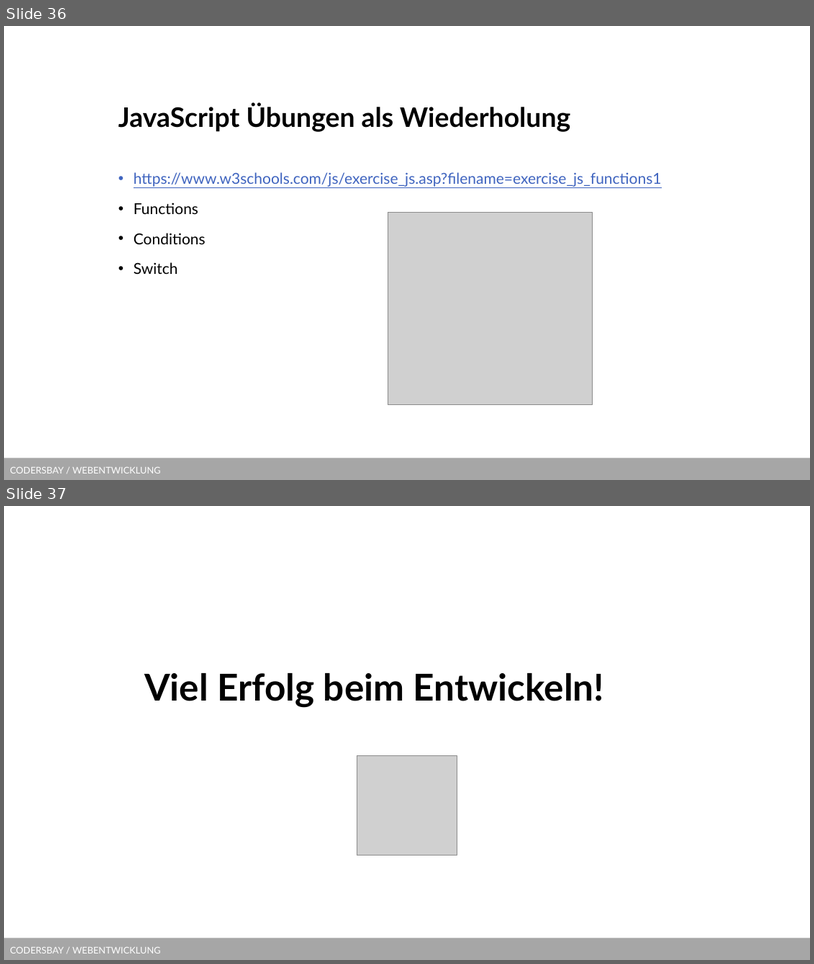
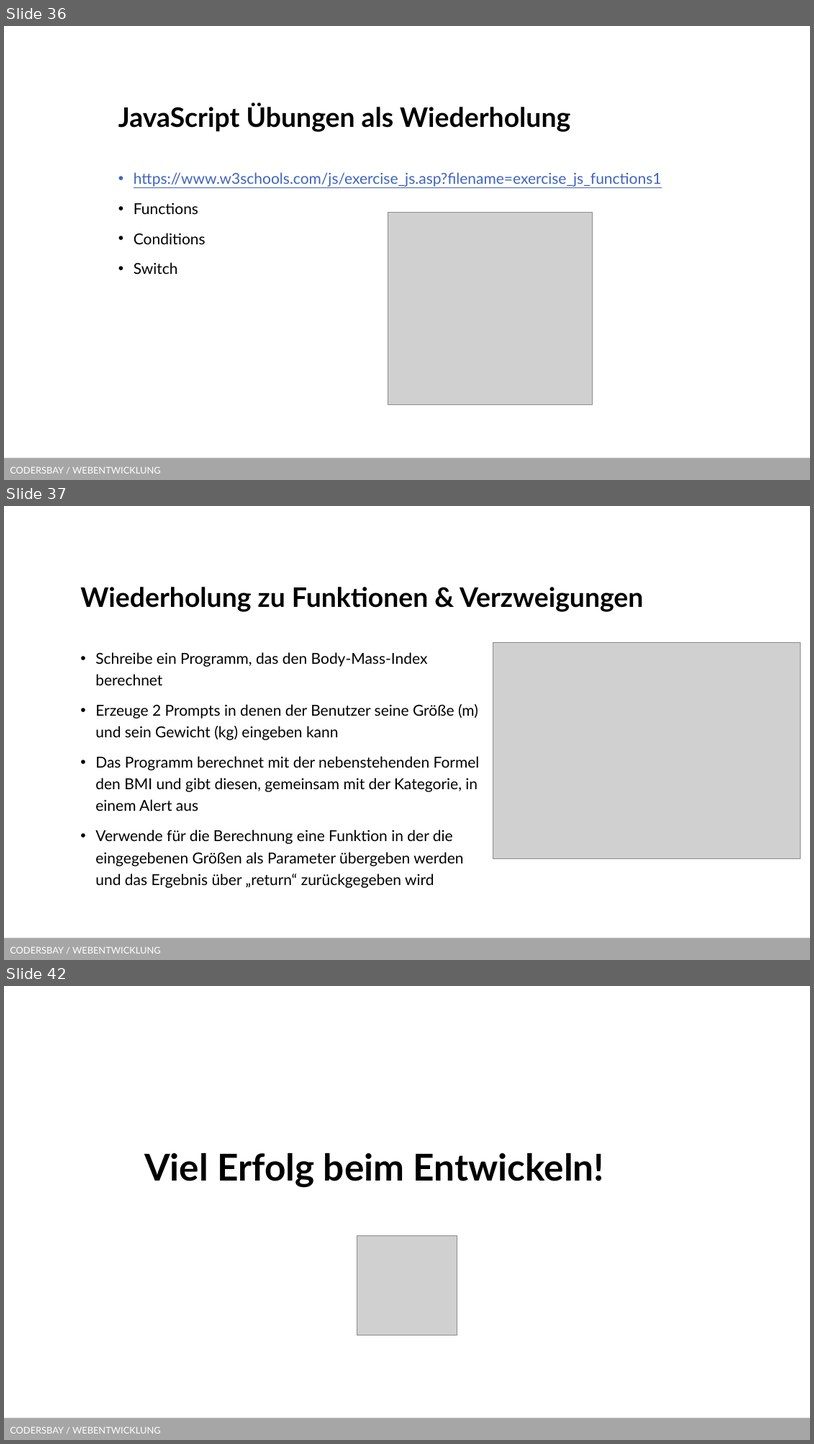
Before and after one commit to kodo89/Webentwicklung_23_24, a slide deck: 7. Javascript/Slides/JS Grundlagen 2.pptx. Shown one above the other, each under a label of ours: slides 36 and 37 before the commit, slides 36, 37 and 42 after it; the slides between them are not shown. The pictures are 814x964 and 814x1444 pixels, drawn with LibreOffice and Linux fonts; fonts in the diff are those of the drawing; grey boxes stand for pictures; background and template pictures are left out. Boxes give left, top, right and bottom in pixels: in the first picture for what was removed or moved away, otherwise in the second. Text is boxed around its words. In the diff, an @@ line names an element or a change of style, - is before the commit and + after.

```diff
--- a/7. Javascript/Slides/JS Grundlagen 2.pptx
+++ b/7. Javascript/Slides/JS Grundlagen 2.pptx
@@ slide 37 added at (4,506,810,960), background #FFFFFF; not listed: 1 template element that a slide beside it also shows @@
@@ title added at (80,587,643,612), 32 pt, text #000000, bold @@
+Wiederholung zu Funktionen & Verzweigungen
@@ text added at (95,652,480,888), 18 pt, text #000000 @@
+• Schreibe ein Programm, das den Body-Mass-Index berechnet
+• Erzeuge 2 Prompts in denen der Benutzer seine Größe (m) und sein Gewicht (kg) eingeben kann
+• Das Programm berechnet mit der nebenstehenden Formel den BMI und gibt diesen, gemeinsam mit der Kategorie, in einem Alert aus
+• Verwende für die Berechnung eine Funktion in der die eingegebenen Größen als Parameter übergeben werden und das Ergebnis über „return“ zurückgegeben wird
@@ picture added at (494,642,801,858) @@
@@ what was slide 37 is now slide 42 @@
```
Also in this commit, not shown: 4 other slides added, 2 other files.
